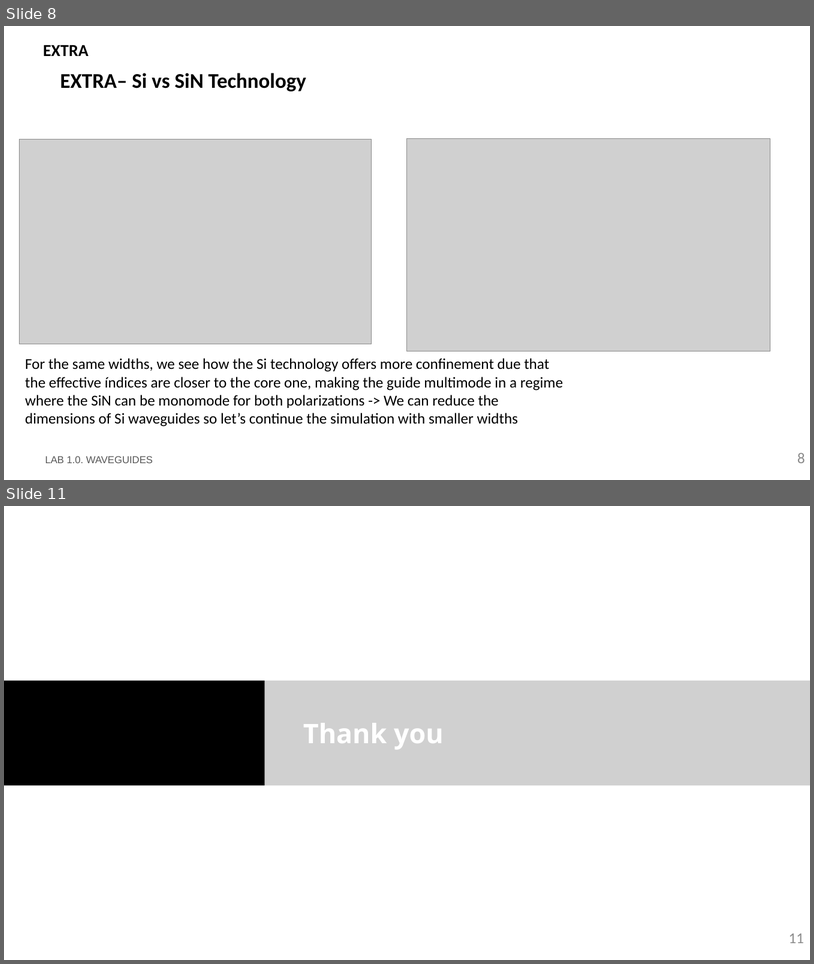
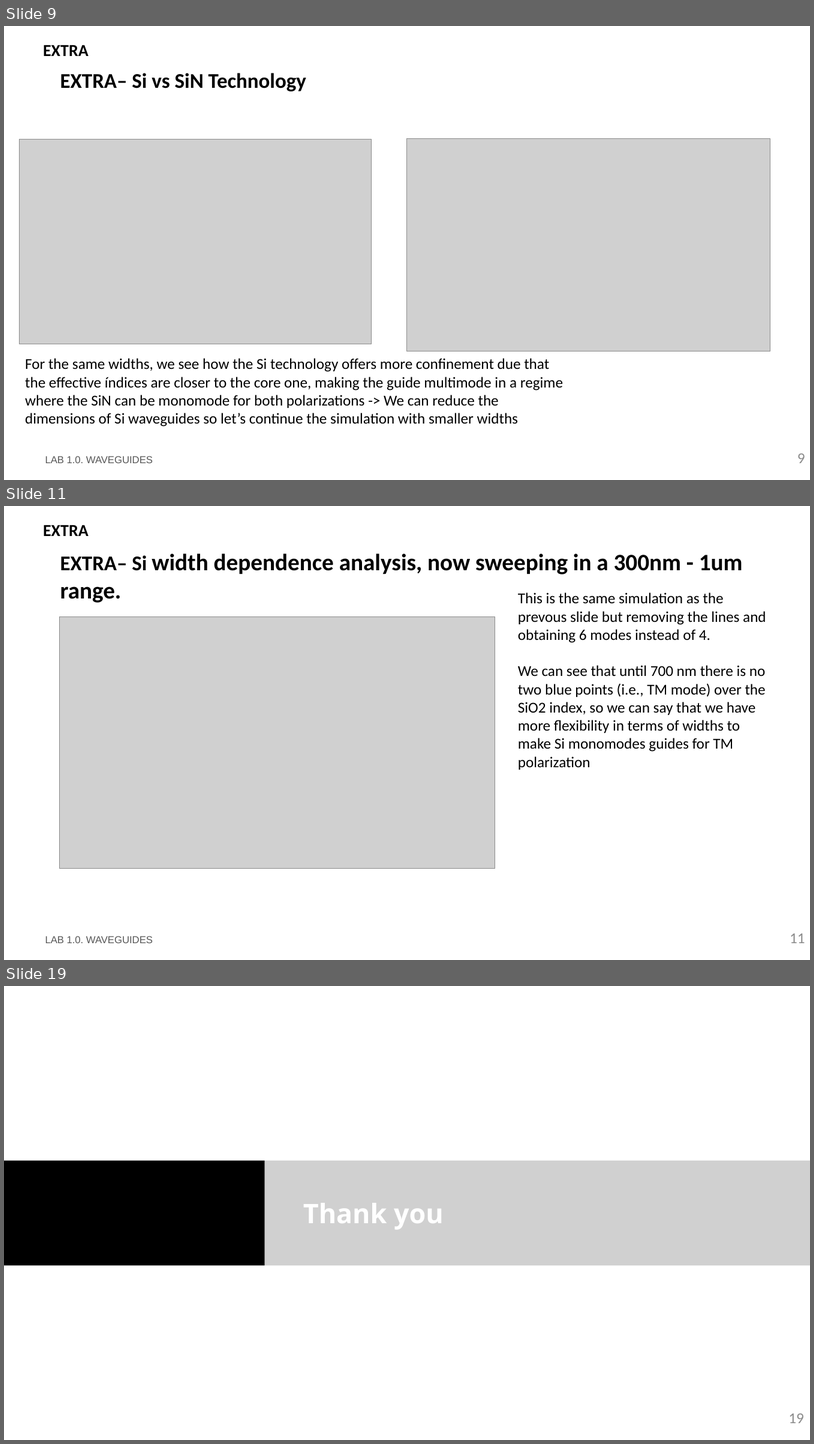
Before and after one commit to DBAEASE/pic-upv-lab1, a slide deck: LabBook_10.pptx. Shown one above the other, each under a label of ours: slides 8 and 11 before the commit, slides 9, 11 and 19 after it; the slides between them are not shown. The pictures are 814x964 and 814x1444 pixels, drawn with LibreOffice and Linux fonts; fonts in the diff are those of the drawing; grey boxes stand for pictures; background and template pictures are left out. Boxes give left, top, right and bottom in pixels: in the first picture for what was removed or moved away, otherwise in the second. Text is boxed around its words. In the diff, an @@ line names an element or a change of style, - is before the commit and + after.

Commit message:
Extra hecho

```diff
--- a/LabBook_10.pptx
+++ b/LabBook_10.pptx
@@ slide 11 added at <box>4,506,810,960</box>, background #FFFFFF @@
@@ title added at <box>43,525,89,536</box>, 20 pt, text #000000, bold @@
+EXTRA
@@ text added at <box>60,553,743,603</box>, 28 pt, text #000000, bold @@
+EXTRA– Si width dependence analysis, now sweeping in a 300nm - 1um range.
@@ text added at <box>518,592,767,769</box>, 18 pt, text #000000 @@
+This is the same simulation as the prevous slide but removing the lines and obtaining 6 modes instead of 4.
+We can see that until 700 nm there is no two blue points (i.e., TM mode) over the SiO2 index, so we can say that we have more flexibility in terms of widths to make Si monomodes guides for TM polarization
@@ picture added at <box>60,617,496,868</box> @@
@@ text added at <box>45,936,153,943</box>, 12 pt, text #585858 @@
+LAB 1.0. WAVEGUIDES
@@ page number added at <box>790,933,806,943</box>, 18 pt, text #8C8C8C @@
+11
@@ what was slide 8 is now slide 9 @@
@@ page number at <box>798,453,806,463</box>: text changed @@
-8
+9
@@ what was slide 11 is now slide 19 @@
@@ page number at <box>789,1413,804,1423</box>: text changed @@
-11
+19
```
Also in this commit, not shown: 4 slides changed, 7 other slides added, 1 other file.
